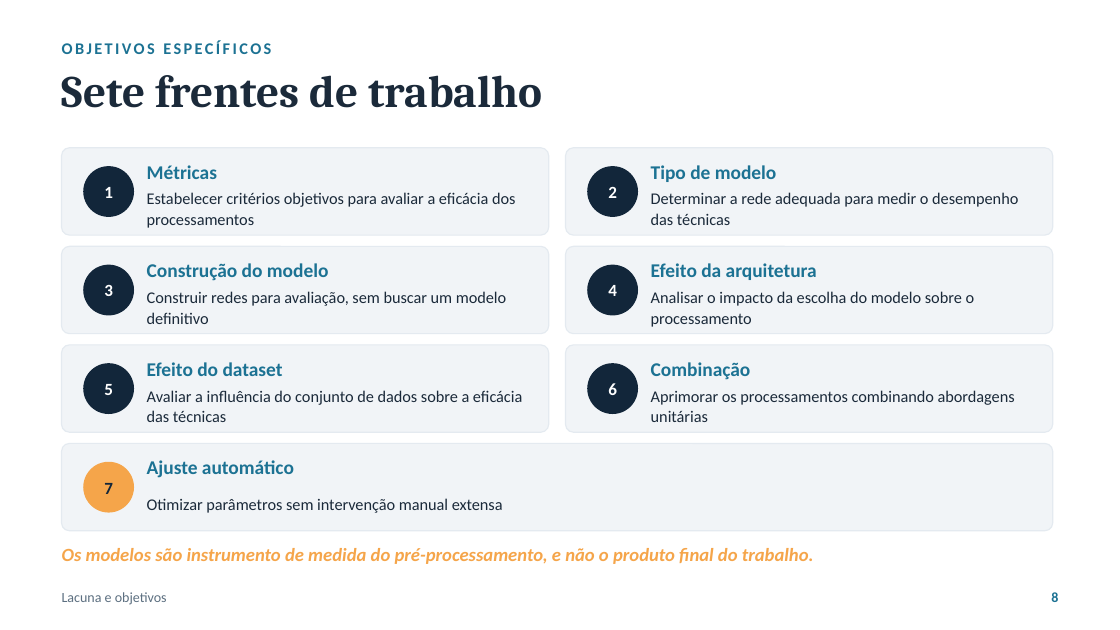
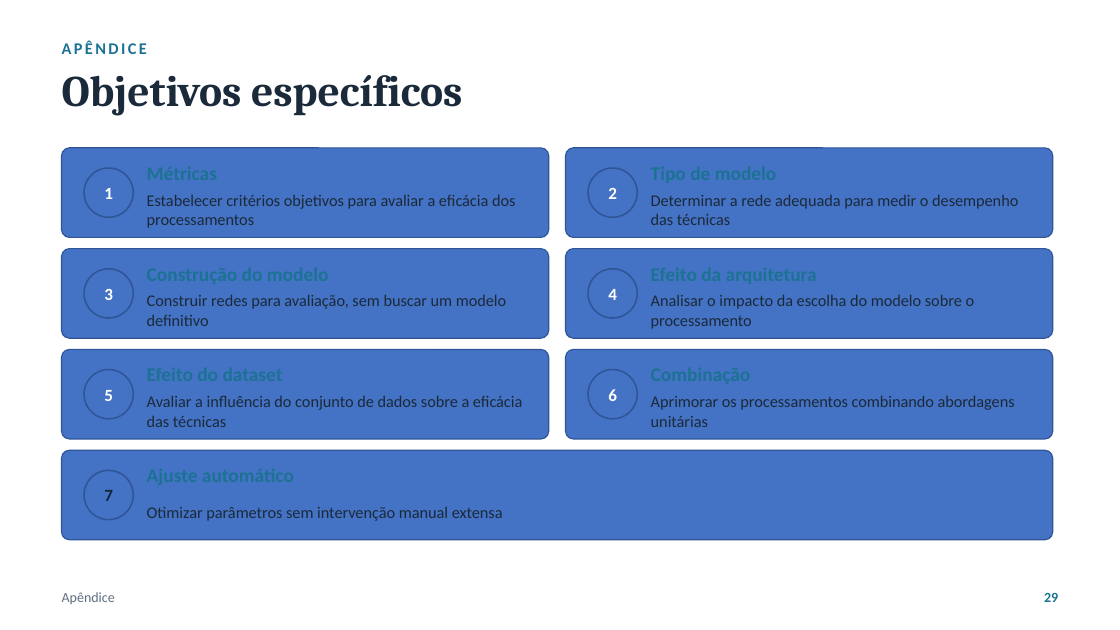
Before and after one commit to luanws/masters-thesis, a slide deck: slide 29 of presentation/defesa.odp (slide 8 before the commit). Drawn at 1120x630 pixels with LibreOffice and Linux fonts; fonts in the diff are those of the drawing. Boxes give left, top, right and bottom in pixels: in the first picture for what was removed or moved away, otherwise in the second. Text is boxed around its words. In the diff, an @@ line names an element or a change of style, - is before the commit and + after.

```diff
--- a/presentation/defesa.odp
+++ b/presentation/defesa.odp
@@ text added at bbox=[62, 41, 147, 54], 10.5 pt, text #1C7293, bold @@
+APÊNDICE
@@ text at bbox=[62, 75, 462, 116]: text changed; size 10.5 to 28 pt; font Calibri to Cambria; text colour #1C7293 to #1B2A3A @@
-OBJETIVOS ESPECÍFICOS
+Objetivos específicos
@@ text "Objetivos específicos" at bbox=[62, 75, 462, 116]: vertical alignment middle to top @@
@@ text removed at bbox=[62, 75, 542, 108] @@
-Sete frentes de trabalho
@@ text removed at bbox=[147, 165, 217, 179] @@
-Métricas
@@ text removed at bbox=[651, 165, 777, 182] @@
-Tipo de modelo
@@ text removed at bbox=[147, 263, 329, 281] @@
-Construção do modelo
@@ text removed at bbox=[651, 263, 817, 280] @@
-Efeito da arquitetura
@@ text removed at bbox=[147, 362, 283, 376] @@
-Efeito do dataset
@@ fill #12263A to #4472C4; outline #12263A 0.99 pt to #2F5597 0.99 pt in 6 elements at bbox=[84, 168, 133, 217], bbox=[588, 168, 637, 217], bbox=[84, 269, 133, 318], bbox=[588, 269, 637, 318], bbox=[84, 370, 133, 419], bbox=[588, 370, 637, 419] @@
@@ text removed at bbox=[651, 362, 751, 380] @@
-Combinação
@@ 5 texts, 5 ellipses, 5 rounded rectangles: place and size @@
-5 texts, 5 ellipses, 5 rounded rectangles at bbox=[62, 246, 1053, 531]
+5 texts, 5 ellipses, 5 rounded rectangles at bbox=[62, 249, 1053, 540]
@@ fill #F1F4F7 to #4472C4; outline #E4EAF0 0.74 pt to #2F5597 0.74 pt; proportions changed in 7 elements at bbox=[62, 148, 549, 237], bbox=[566, 148, 1053, 237], bbox=[62, 249, 549, 338], bbox=[566, 249, 1053, 338], bbox=[62, 349, 549, 439], bbox=[566, 349, 1053, 439], bbox=[62, 450, 1053, 540] @@
@@ ellipse at bbox=[84, 470, 133, 520]: fill #F5A54A to #4472C4; outline #F5A54A 0.99 pt to #2F5597 0.99 pt @@
@@ text removed at bbox=[147, 460, 294, 478] @@
-Ajuste automático
@@ line spacing 1.05 to 1 in 7 elements at bbox=[147, 194, 515, 228], bbox=[651, 194, 1018, 225], bbox=[147, 294, 506, 326], bbox=[651, 294, 975, 329], bbox=[147, 395, 522, 427], bbox=[651, 395, 1015, 427], bbox=[147, 507, 503, 521] @@
@@ text "Otimizar parâmetros sem intervenção manual ...": place and size @@
-text "Otimizar parâmetros sem intervenção manual ..." at bbox=[147, 498, 503, 513]
+text "Otimizar parâmetros sem intervenção manual ..." at bbox=[147, 507, 503, 521]
@@ text removed at bbox=[62, 548, 814, 564] @@
-Os modelos são instrumento de medida do pré-processamento, e não o produto final do trabalho.
@@ text removed at bbox=[62, 592, 167, 605] @@
-Lacuna e objetivos
@@ text added at bbox=[62, 592, 115, 604], 9 pt, text #5C6F80 @@
+Apêndice
@@ text added at bbox=[1044, 593, 1058, 602], 9 pt, text #1C7293, bold @@
+29
@@ text removed at bbox=[1051, 592, 1058, 602] @@
-8
```
Also in this commit, not shown: 12 other slides changed, 22 slides added, 17 slides removed, 27 other files.
